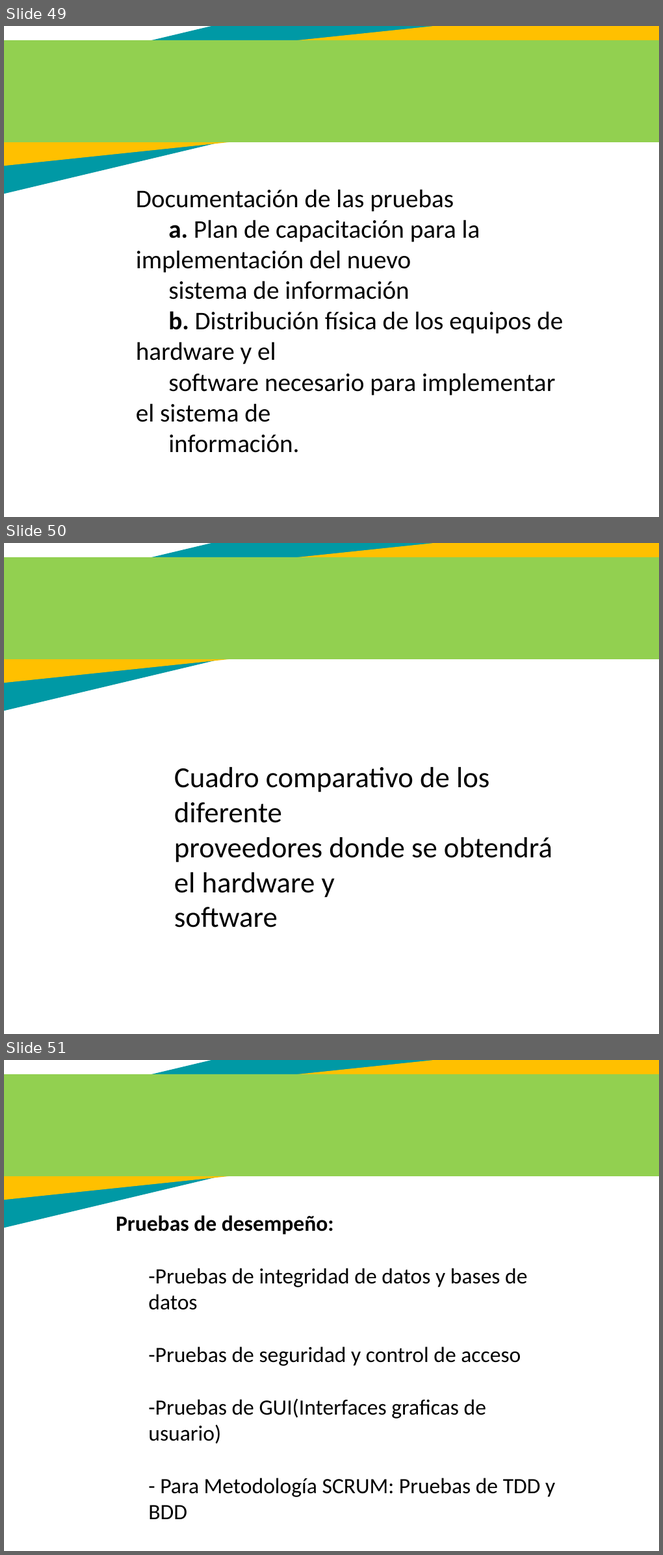
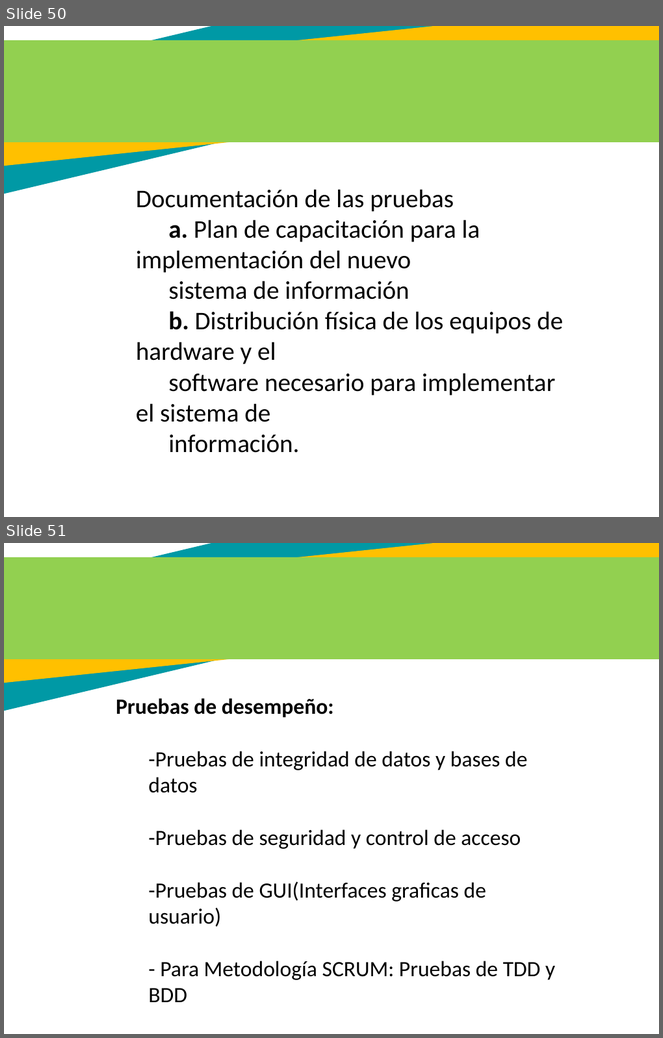
Before and after one commit to juannicolasvargas/SANF-solutions-helps, a slide deck: Sexto Trimestre/PresentacionV6 terminar- 1012.pptx. Shown one above the other, each under a label of ours: slides 49, 50 and 51 before the commit, slides 50 and 51 after it. The pictures are 663x1555 and 663x1038 pixels, drawn with LibreOffice and Linux fonts; fonts in the diff are those of the drawing. Boxes give left, top, right and bottom in pixels: in the first picture for what was removed or moved away, otherwise in the second. Text is boxed around its words. In the diff, an @@ line names an element or a change of style, - is before the commit and + after.

```diff
--- a/Sexto Trimestre/PresentacionV6 terminar- 1012.pptx
+++ b/Sexto Trimestre/PresentacionV6 terminar- 1012.pptx
@@ slide 50 removed at (x1=4, y1=543, x2=659, y2=1034), background #FFFFFF; not listed: 3 template elements that a slide beside it also shows @@
@@ text removed at (x1=174, y1=767, x2=553, y2=928) @@
-Cuadro comparativo de los diferente
-proveedores donde se obtendrá el hardware y
-software
@@ what was slide 49 is now slide 50 @@
```
Also in this commit, not shown: 4 slides changed, 6 slides added, 5 other slides removed.
